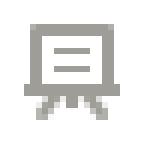
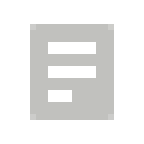
Before/after of a w=144, h=144 layered artwork. What changed in the layer stack:
added layer "Layer 26" above "Layer 25" over <box>30,24,114,120</box>
hid "Layer 25", painted on it over <box>24,24,120,120</box>
